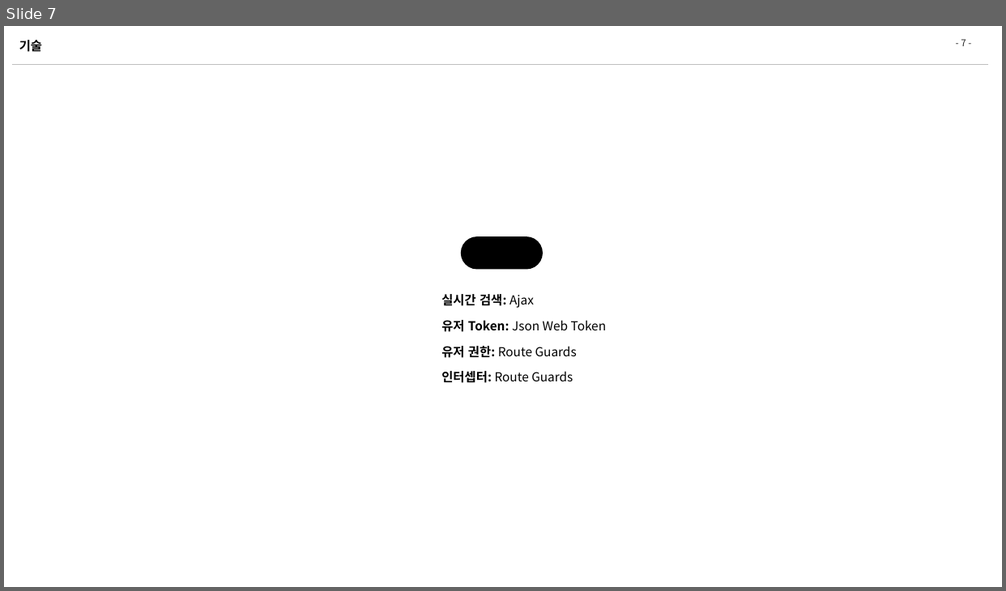
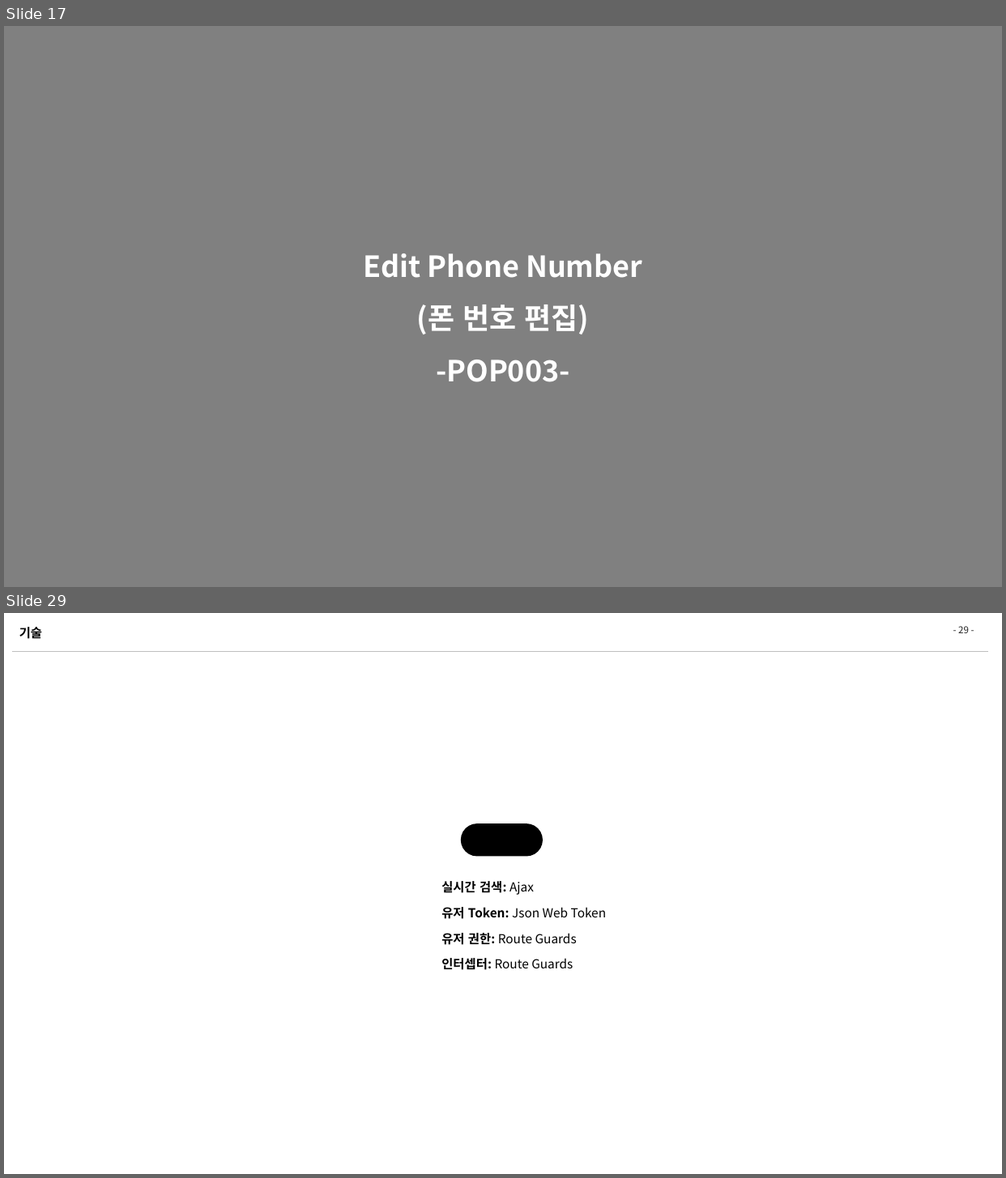
Before and after one commit to zhengze00/SpringBoot-MariaDB-master, a slide deck: Project File/[SK C&C] 인턴PT_오정택.pptx. Shown one above the other, each under a label of ours: slide 7 before the commit, slides 17 and 29 after it; the slides between them are not shown. The pictures are 1006x591 and 1006x1178 pixels, drawn with LibreOffice and Linux fonts; fonts in the diff are those of the drawing. Boxes give left, top, right and bottom in pixels: in the first picture for what was removed or moved away, otherwise in the second. Text is boxed around its words. In the diff, an @@ line names an element or a change of style, - is before the commit and + after.

```diff
--- a/Project File/[SK C&C] 인턴PT_오정택.pptx
+++ b/Project File/[SK C&C] 인턴PT_오정택.pptx
@@ slide 17 added at (4, 26, 1002, 587), background #808080 @@
@@ text added at (364, 254, 642, 382), 28 pt, text #FFFFFF, bold @@
+Edit Phone Number
+(폰 번호 편집)
+-POP003-
@@ what was slide 7 is now slide 29 @@
@@ page number at (958, 626, 969, 633): text changed @@
-- 7 -
+- 29 -
```
Also in this commit, not shown: 2 slides changed, 21 other slides added, 3 other files.
